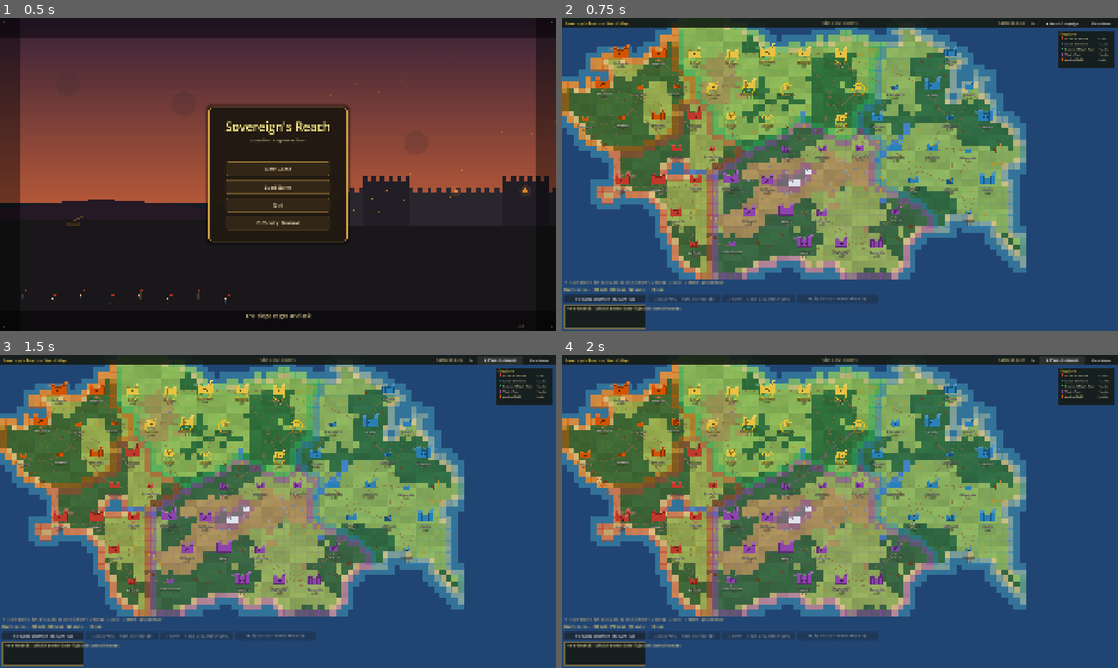
Above: before the commit, frames 1-4 (two rows, left to right).
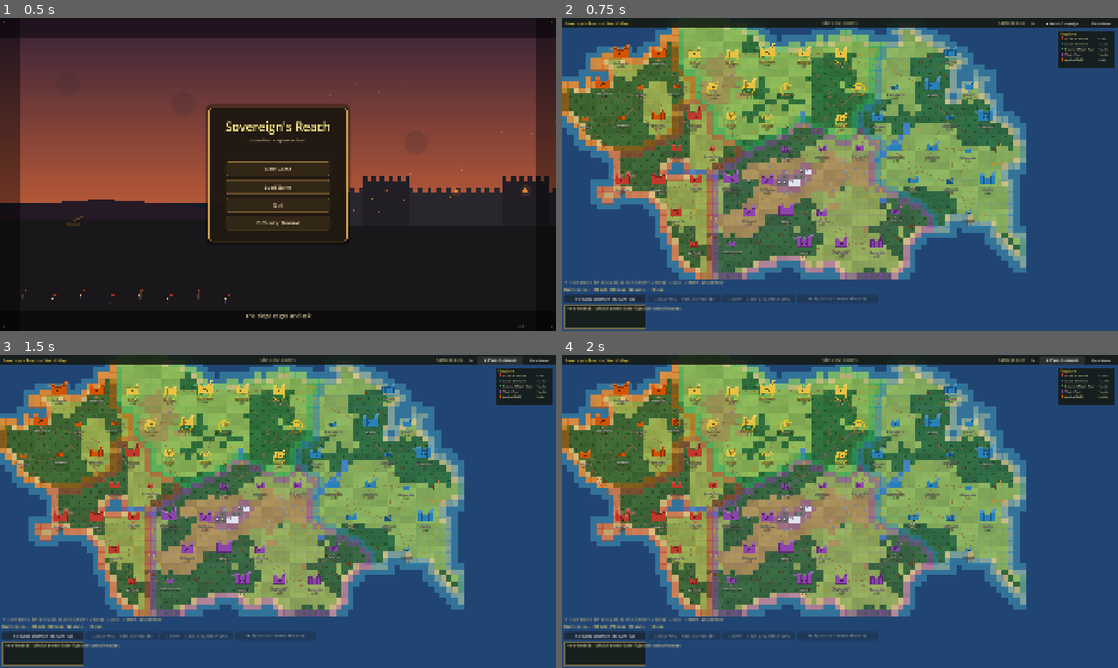
Above: after the commit, the same moments.

Repository: brotherphilip/sovereigns-reach
Game: Godot game, scene res://view/menu/MainMenuScene.tscn
Two runs of this game, one before a commit and one after it. Both use one fixed random seed, a clock stepped at 60 frames per second and the inputs below.
Inputs:
- Up to frame 1 (0.5 s): no input
- Up to frame 2 (0.75 s): click "New Game" at 0.5 s
- Up to frame 3 (1.5 s): click "▶ Watch Campaign" at 1.25 s
- Up to frame 4 (2 s): no input

Frame 1 is identical in both runs. In frame 2, 0.6% of the frame differs, in the area x 1-82%, y 8-81%; in frame 3, 0.6%; in frame 4, 0.6%.

Commit message:
Map overhaul iter5: terrain relief -- conifers on forest, peak glyphs on mountains
World-map looks/variety pass #5. Forest/mountain were flat colour cells. Now sparse deterministic
conifer triangles dot forest tiles and slate peak glyphs (snow-tipped) mark mountains, with slight
per-tile jitter -> the land reads as actual woods and ranges. Helpers _draw_tree/_draw_peak; ~50%
of forest cells + non-snow mountain cells decorated (sparse, not a carpet). Labels stay legible on
top. View-only (WorldMapView); TestPhase9 67/0, TestStrategicAI 83/0.

Co-Authored-By: Claude Opus 4.8 <noreply@anthropic.com>

Diff:
--- a/view/worldmap/WorldMapView.gd
+++ b/view/worldmap/WorldMapView.gd
@@ -167,6 +167,33 @@
 			else:
 				c = Color(clampf(c.r * shade, 0.0, 1.0), clampf(c.g * shade, 0.0, 1.0), clampf(c.b * shade, 0.0, 1.0))
 			draw_rect(Rect2(gx * cw, gy * ch, cw + 1.0, ch + 1.0), c)
+			# Decorative relief (overhaul iter5): sparse conifers on forest + peak glyphs on
+			# mountains, so the land reads as actual woods/ranges rather than flat colour cells.
+			var ddx: float = (float((h >> 3) & 3) - 1.5) * cw * 0.12
+			if b == WorldMapData.B_FOREST and (h & 1) == 0:
+				_draw_tree(gx * cw + cw * 0.5 + ddx, gy * ch + ch * 0.58, minf(cw, ch))
+			elif b == WorldMapData.B_MOUNTAIN and c != _SNOW:
+				_draw_peak(gx * cw + cw * 0.5 + ddx, gy * ch + ch * 0.58, minf(cw, ch))
+
+# Tiny conifer (forest relief) — a dark-green canopy triangle.
+func _draw_tree(cx: float, cy: float, s: float) -> void:
+	var hh: float = s * 0.38
+	var w: float = s * 0.24
+	draw_colored_polygon(PackedVector2Array([
+		Vector2(cx, cy - hh), Vector2(cx - w, cy + hh * 0.35), Vector2(cx + w, cy + hh * 0.35)]),
+		Color(0.11, 0.27, 0.13, 0.85))
+
+# Tiny mountain peak (range relief) — a slate triangle with a snow tip.
+func _draw_peak(cx: float, cy: float, s: float) -> void:
+	var hh: float = s * 0.42
+	var w: float = s * 0.34
+	var top: Vector2 = Vector2(cx, cy - hh)
+	draw_colored_polygon(PackedVector2Array([
+		top, Vector2(cx - w, cy + hh * 0.30), Vector2(cx + w, cy + hh * 0.30)]),
+		Color(0.32, 0.30, 0.33, 0.80))
+	draw_colored_polygon(PackedVector2Array([
+		top, top + Vector2(-w * 0.34, hh * 0.36), top + Vector2(w * 0.34, hh * 0.36)]),
+		Color(0.86, 0.88, 0.92, 0.92))
 
 # ── Faction territories (tint the land each kingdom holds) ─────────────────────
 
